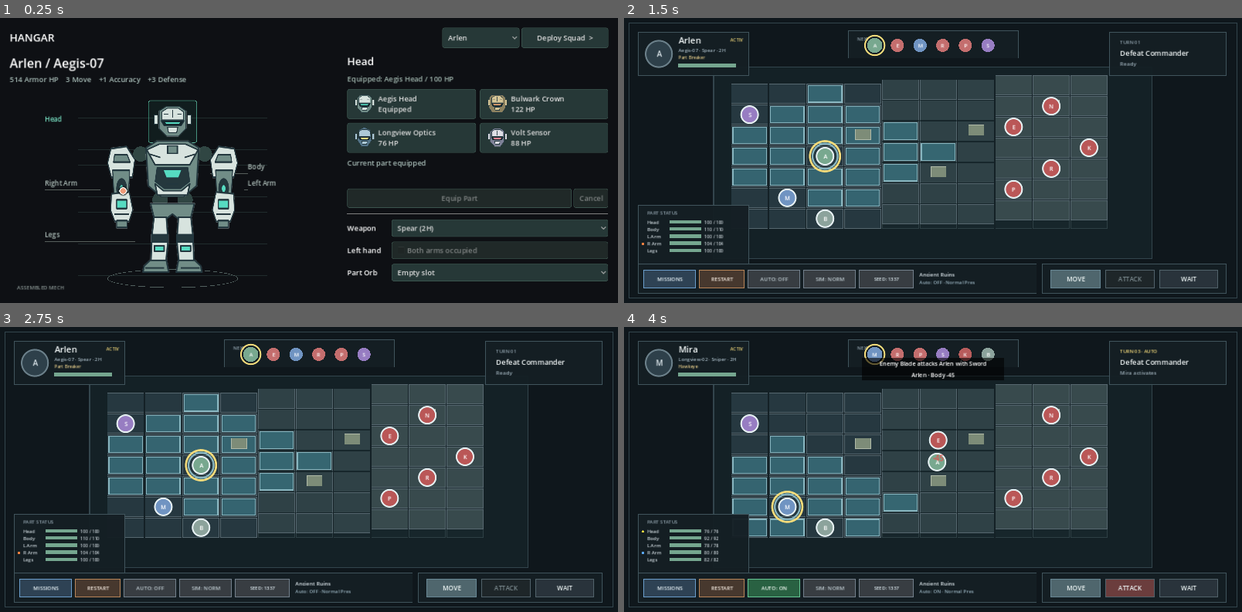
Above: before the commit, frames 1-4 (two rows, left to right).
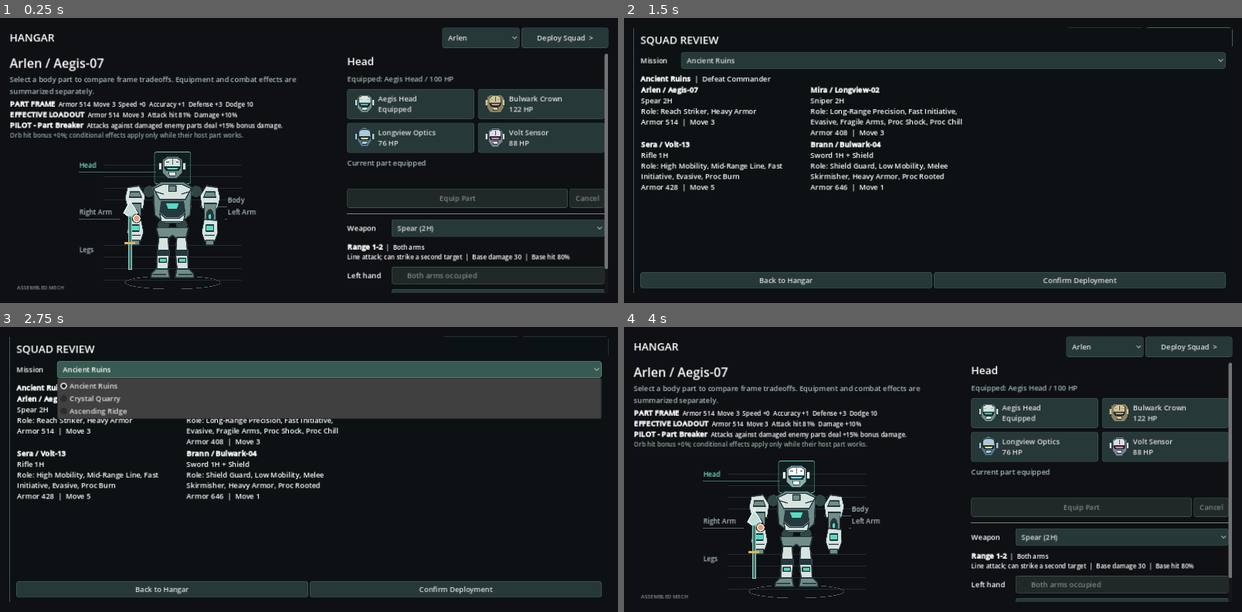
Above: after the commit, the same moments.

Repository: toonnix-github/magic-robot-tactic-war
Game: Godot game, scene res://scenes/preparation_flow.tscn
Two runs of this game, one before a commit and one after it. Both use one fixed random seed, a clock stepped at 60 frames per second and the inputs below.
Inputs (mouse positions are in pixels of both pictures, inside the frame that each line leads up to):
- Up to frame 1 (0.25 s): no input
- Up to frame 2 (1.5 s): click "Arlen" at 0.5 s; click "Deploy Squad >" at 1.25 s
- Up to frame 3 (2.75 s): click (327, 369) at 2 s, where only the run after the commit has a clickable "Ancient Ruins"
- Up to frame 4 (4 s): click (784, 589) at 2.75 s, where only the run after the commit has a clickable "Back to Hangar"; click (797, 478) at 3.52 s

The runs differ from the first frame. In frame 1, 15% of the frame differs, in the area x 1-99%, y 12-97%; in frame 2, 44%; in frame 3, 46%, in the area x 0-100%, y 1-99%; in frame 4, 45%.

Commit message:
feat: complete readable Hangar preparation UX (#58)

Diff:
--- /dev/null
+++ b/assets/hangar/shield.svg
@@ -0,0 +1,5 @@
+<svg xmlns="http://www.w3.org/2000/svg" width="180" height="220" viewBox="0 0 180 220">
+  <path d="M20 25h140v98c0 42-31 70-70 87-39-17-70-45-70-87Z" fill="#395d59" stroke="#a6ddd0" stroke-width="7"/>
+  <path d="M44 50h92v69c0 27-19 47-46 62-27-15-46-35-46-62Z" fill="#294743" stroke="#67998d" stroke-width="4"/>
+  <path d="M90 58v105M52 108h76" stroke="#d9b35f" stroke-width="9"/>
+</svg>
--- /dev/null
+++ b/assets/hangar/weapon_rifle.svg
@@ -0,0 +1,6 @@
+<svg xmlns="http://www.w3.org/2000/svg" width="180" height="220" viewBox="0 0 180 220">
+  <path d="M35 62h107l24 24-22 31H74l-17 54H35l8-58H17V80Z" fill="#426c65" stroke="#a6ddd0" stroke-width="5"/>
+  <path d="M82 117h28l11 70H91Z" fill="#263b39" stroke="#78bbaa" stroke-width="5"/>
+  <path d="M57 45h59v17H57Z" fill="#a5c9c3"/>
+  <circle cx="139" cy="89" r="9" fill="#e8b663"/>
+</svg>
--- /dev/null
+++ b/assets/hangar/weapon_sniper.svg
@@ -0,0 +1,6 @@
+<svg xmlns="http://www.w3.org/2000/svg" width="180" height="300" viewBox="0 0 180 300">
+  <path d="M28 49h126l17 25-25 34H75l-20 103H27l12-107H12V70Z" fill="#3f6269" stroke="#a8d3d5" stroke-width="5"/>
+  <path d="M55 31h76v18H55Z" fill="#b3d4d2"/>
+  <path d="M72 108h35l20 111H94Z" fill="#243b40" stroke="#71aeb1" stroke-width="5"/>
+  <circle cx="149" cy="73" r="10" fill="#e4a267"/>
+</svg>
--- /dev/null
+++ b/assets/hangar/weapon_spear.svg
@@ -0,0 +1,5 @@
+<svg xmlns="http://www.w3.org/2000/svg" width="120" height="300" viewBox="0 0 120 300">
+  <path d="M60 8 91 56 65 78 34 56Z" fill="#c4ddd8" stroke="#f2faf8" stroke-width="4"/>
+  <path d="M54 70h13v216H54Z" fill="#47766d" stroke="#8fd6c4" stroke-width="4"/>
+  <path d="m38 179 44 0" stroke="#e3b15d" stroke-width="10"/>
+</svg>
--- /dev/null
+++ b/assets/hangar/weapon_sword.svg
@@ -0,0 +1,5 @@
+<svg xmlns="http://www.w3.org/2000/svg" width="120" height="240" viewBox="0 0 120 240">
+  <path d="M70 12 88 28 55 170 39 155Z" fill="#b9d6d2" stroke="#eef8f5" stroke-width="4"/>
+  <path d="m38 151 35 30-12 14-35-30Z" fill="#4f8276" stroke="#8fdcc7" stroke-width="4"/>
+  <path d="m49 184 14 12-24 32-14-12Z" fill="#273d3a" stroke="#8fdcc7" stroke-width="4"/>
+</svg>
--- a/src/data/mech_build_model.gd
+++ b/src/data/mech_build_model.gd
@@ -136,6 +136,104 @@
 
 func weapon_handedness(weapon_name: String) -> String:
 	return str(WEAPON_HANDEDNESS.get(weapon_name, ""))
+
+
+func weapon_profile(weapon_name: String, weapon_data: Dictionary) -> Dictionary:
+	var data: Dictionary = weapon_data.get(weapon_name, {})
+	var handedness := weapon_handedness(weapon_name)
+	var pattern := str(data.get("pattern", "single"))
+	var pattern_label := "Focused single target"
+	if pattern == "line_2":
+		pattern_label = "Line attack; can strike a second target"
+	elif pattern == "volley":
+		pattern_label = "%d-shot volley" % int(data.get("shot_count", 1))
+	return {
+		"name": weapon_name,
+		"range_min": int(data.get("range_min", 0)),
+		"range_max": int(data.get("range_max", 0)),
+		"base_damage": int(data.get("damage", 0)),
+		"base_hit_percent": int(data.get("hit_percent", 0)),
+		"pattern": pattern,
+		"pattern_label": pattern_label,
+		"handedness": handedness,
+		"required_arms": "Both arms" if handedness == "2H" else "Right arm",
+	}
+
+
+func orb_profile(orb_id: String, orb_data: Dictionary, pilot_proc_bonus: int = 0) -> Dictionary:
+	var data: Dictionary = orb_data.get(orb_id, {})
+	var effect_lines: Array[String] = []
+	var inactive_lines: Array[String] = []
+	for effect in data.get("effects", []):
+		var effect_type := str(effect.get("type", ""))
+		if effect_type == "damage_percent":
+			effect_lines.append("Damage +%d%%" % int(effect.get("percent", 0)))
+		elif effect_type == "hit_bonus":
+			effect_lines.append("Hit chance +%d%%" % int(effect.get("amount", 0)))
+		elif effect_type == "proc_status":
+			var base_chance := int(effect.get("chance_percent", 0))
+			var final_chance: int = min(100, base_chance + pilot_proc_bonus)
+			var suffix := " (+%d%% pilot)" % pilot_proc_bonus if pilot_proc_bonus > 0 else ""
+			effect_lines.append("%s: %d%% activation%s" % [str(effect.get("status", "Status")), final_chance, suffix])
+		elif effect_type in ["dodge_bonus", "defense_bonus"]:
+			inactive_lines.append("%s +%d (not active in this prototype)" % [effect_type.trim_suffix("_bonus").capitalize(), int(effect.get("amount", 0))])
+	return {
+		"id": orb_id,
+		"name": str(data.get("name", orb_id)),
+		"element": str(data.get("element", "")),
+		"rarity": str(data.get("rarity", "")),
+		"effect_lines": effect_lines,
+		"inactive_lines": inactive_lines,
+	}
+
+
+func build_combat_breakdown(
+	build: Dictionary,
+	weapon_data: Dictionary,
+	orb_data: Dictionary,
+	pilot_data: Dictionary,
+	part_names: Array = []
+) -> Dictionary:
+	var normalized: Dictionary = normalize_build(build, weapon_data, orb_data, part_names)
+	var part_stats: Dictionary = build_stats(normalized)
+	var weapon: Dictionary = weapon_profile(str(normalized.get("weapon", "")), weapon_data)
+	var pilot: Dictionary = pilot_data.get(str(normalized.get("pilot", "")), {})
+	var passive: Dictionary = pilot.get("passive", {})
+	var proc_bonus := int(passive.get("orb_proc_bonus_percent", 0))
+	var orb_bonuses := {"damage_percent": 0, "hit_bonus": 0}
+	var orb_profiles: Array = []
+	for part_name in _part_names(part_names):
+		var orb_id := str(normalized.get("orbs", {}).get(part_name, ""))
+		if orb_id.is_empty() or not orb_data.has(orb_id):
+			continue
+		var profile: Dictionary = orb_profile(orb_id, orb_data, proc_bonus)
+		profile["part_name"] = part_name
+		orb_profiles.append(profile)
+		for effect in orb_data[orb_id].get("effects", []):
+			if str(effect.get("type", "")) == "damage_percent":
+				orb_bonuses["damage_percent"] += int(effect.get("percent", 0))
+			elif str(effect.get("type", "")) == "hit_bonus":
+				orb_bonuses["hit_bonus"] += int(effect.get("amount", 0))
+	var shield_hp := 0
+	if str(normalized.get("off_hand", "")) == "Shield":
+		shield_hp = int(OFF_HAND_EQUIPMENT_DATA["Shield"]["shield_max_hp"]) + int(passive.get("shield_max_hp_bonus", 0))
+	var effective := {
+		"max_hp": int(part_stats["max_hp"]),
+		"move": int(part_stats["move"]),
+		"attack_hit_percent": clampi(int(weapon["base_hit_percent"]) + int(part_stats["accuracy"]) + int(orb_bonuses["hit_bonus"]), 0, 100),
+		"damage_percent": int(orb_bonuses["damage_percent"]),
+		"shield_hp": shield_hp,
+	}
+	return {
+		"part_stats": part_stats,
+		"weapon": weapon,
+		"orb_bonuses": orb_bonuses,
+		"orb_profiles": orb_profiles,
+		"effective_stats": effective,
+		"pilot_name": str(pilot.get("name", normalized.get("pilot", ""))),
+		"pilot_passive": str(passive.get("name", "No passive")),
+		"pilot_effect": str(passive.get("desc", "No pilot effect")),
+	}
 
 
 func part_catalog(part_name: String = "") -> Array:
--- a/src/ui/hangar_editor.gd
+++ b/src/ui/hangar_editor.gd
@@ -12,6 +12,9 @@
 var equip_button := Button.new()
 var cancel_button := Button.new()
 var comparison := RichTextLabel.new()
+var weapon_details := RichTextLabel.new()
+var orb_details := RichTextLabel.new()
+var stat_breakdown := RichTextLabel.new()
 var title := Label.new()
 var slot_title := Label.new()
 var equipped_label := Label.new()
@@ -19,6 +22,13 @@
 var candidate_grid := GridContainer.new()
 var candidate_id := ""
 var candidates: Dictionary = {}
+var review_overlay := PanelContainer.new()
+var review_text := RichTextLabel.new()
+var mission_select := OptionButton.new()
+var confirm_deploy_button := Button.new()
+var close_review_button := Button.new()
+var selected_mission_id := "ancient_ruins"
+var mission_ids: Array[String] = []
 
 
 func setup(model) -> void:
@@ -59,6 +69,11 @@
 	overview.autowrap_mode = TextServer.AUTOWRAP_WORD_SMART
 	overview.add_theme_color_override("font_color", Color("a6bab5"))
 	left.add_child(overview)
+	stat_breakdown.bbcode_enabled = true
+	stat_breakdown.fit_content = true
+	stat_breakdown.scroll_active = false
+	stat_breakdown.add_theme_font_size_override("normal_font_size", 13)
+	left.add_child(stat_breakdown)
 	mech_view = AssemblyViewScript.new()
 	left.add_child(mech_view)
 	mech_view.part_selected.connect(_select_slot)
@@ -96,17 +111,82 @@
 	for weapon in WEAPONS:
 		weapon_select.add_item("%s (%s)" % [weapon, hangar.build_model.weapon_handedness(weapon)])
 	_row(inspector, "Weapon", weapon_select)
+	_setup_detail_label(weapon_details)
+	inspector.add_child(weapon_details)
 	shield_toggle.text = "Shield"
 	_row(inspector, "Left hand", shield_toggle)
 	_row(inspector, "Part Orb", orb_select)
+	_setup_detail_label(orb_details)
+	inspector.add_child(orb_details)
 	unit_select.item_selected.connect(_select_unit)
 	weapon_select.item_selected.connect(_select_weapon)
 	shield_toggle.toggled.connect(_select_shield)
 	orb_select.item_selected.connect(_select_orb)
-	deploy_button.pressed.connect(hangar.deploy)
+	deploy_button.pressed.connect(_open_squad_review)
 	equip_button.pressed.connect(_equip)
 	cancel_button.pressed.connect(_cancel)
-	refresh()
+	_build_review_overlay()
+	refresh()
+
+
+func _setup_detail_label(label: RichTextLabel) -> void:
+	label.bbcode_enabled = true
+	label.fit_content = true
+	label.scroll_active = false
+	label.autowrap_mode = TextServer.AUTOWRAP_WORD_SMART
+	label.add_theme_font_size_override("normal_font_size", 13)
+
+
+func _build_review_overlay() -> void:
+	review_overlay.set_anchors_and_offsets_preset(Control.PRESET_FULL_RECT)
+	review_overlay.visible = false
+	var review_style := StyleBoxFlat.new()
+	review_style.bg_color = Color("0c1113")
+	review_style.border_color = Color("3d5750")
+	review_style.set_border_width_all(1)
+	review_style.content_margin_left = 14
+	review_style.content_margin_right = 14
+	review_style.content_margin_top = 10
+	review_style.content_margin_bottom = 10
+	review_overlay.add_theme_stylebox_override("panel", review_style)
+	add_child(review_overlay)
+	var content := VBoxContainer.new()
+	content.add_theme_constant_override("separation", 10)
+	review_overlay.add_child(content)
+	var heading := Label.new()
+	heading.text = "SQUAD REVIEW"
+	heading.add_theme_font_size_override("font_size", 22)
+	content.add_child(heading)
+	var mission_row := HBoxContainer.new()
+	content.add_child(mission_row)
+	var mission_label := Label.new()
+	mission_label.text = "Mission"
+	mission_label.custom_minimum_size.x = 80
+	mission_row.add_child(mission_label)
+	for mission_id in hangar.GameDataScript.MISSIONS_DATA.keys():
+		mission_ids.append(str(mission_id))
+		mission_select.add_item(str(hangar.GameDataScript.MISSIONS_DATA[mission_id].get("name", mission_id)))
+	mission_select.size_flags_horizontal = SIZE_EXPAND_FILL
+	mission_row.add_child(mission_select)
+	var review_scroll := ScrollContainer.new()
+	review_scroll.size_flags_vertical = SIZE_EXPAND_FILL
+	content.add_child(review_scroll)
+	review_text.bbcode_enabled = true
+	review_text.fit_content = true
+	review_text.scroll_active = false
+	review_text.custom_minimum_size.x = 700
+	review_scroll.add_child(review_text)
+	var actions := HBoxContainer.new()
+	content.add_child(actions)
+	close_review_button.text = "Back to Hangar"
+	close_review_button.size_flags_horizontal = SIZE_EXPAND_FILL
+	confirm_deploy_button.text = "Confirm Deployment"
+	confirm_deploy_button.size_flags_horizontal = SIZE_EXPAND_FILL
+	actions.add_child(close_review_button)
+	actions.add_child(confirm_deploy_button)
+	mission_select.item_selected.connect(_select_mission)
+	close_review_button.pressed.connect(_close_squad_review)
+	confirm_deploy_button.pressed.connect(_confirm_deploy)
 
 
 func _theme() -> Theme:
@@ -147,9 +227,11 @@
 	var build: Dictionary = hangar.builds[hangar.current_unit_id]
 	unit_select.select(hangar.UNIT_IDS.find(hangar.current_unit_id))
 	title.text = "%s / %s" % [str(hangar.current_unit_id).capitalize(), build["mech"]]
-	var stats: Dictionary = hangar.build_model.build_stats(build)
-	overview.text = "%d Armor HP    %d Move    %+d Accuracy    %+d Defense" % [stats["max_hp"], stats["move"], stats["accuracy"], stats["defense"]]
+	overview.text = "Select a body part to compare frame tradeoffs. Equipment and combat effects are summarized separately."
+	var breakdown: Dictionary = hangar.build_model.build_combat_breakdown(build, hangar.GameDataScript.WEAPON_DATA, hangar.GameDataScript.ORB_DATA, hangar.GameDataScript.PILOT_DATA, hangar.GameDataScript.PART_NAMES)
+	stat_breakdown.text = _format_stat_breakdown(breakdown)
 	weapon_select.select(WEAPONS.find(build["weapon"]))
+	weapon_details.text = _format_weapon_details(breakdown["weapon"])
 	shield_toggle.disabled = hangar.build_model.weapon_handedness(build["weapon"]) == "2H"
 	shield_toggle.text = "Both arms occupied" if shield_toggle.disabled else "Shield"
 	shield_toggle.set_pressed_no_signal(build.get("off_hand", "") == "Shield")
@@ -186,7 +268,32 @@
 		orb_select.set_item_metadata(index, orb["id"])
 		if orb["id"] == build.get("orbs", {}).get(slot, ""):
 			orb_select.select(index)
+	_refresh_orb_details(build, slot)
 	_show_preview()
+
+
+func _format_stat_breakdown(breakdown: Dictionary) -> String:
+	var parts: Dictionary = breakdown["part_stats"]
+	var effective: Dictionary = breakdown["effective_stats"]
+	var orb_bonus: Dictionary = breakdown["orb_bonuses"]
+	var shield := "  Shield %d" % int(effective["shield_hp"]) if int(effective["shield_hp"]) > 0 else ""
+	return "[b]PART FRAME[/b]  Armor %d  Move %d  Speed %+d  Accuracy %+d  Defense %+d  Dodge %d\n[b]EFFECTIVE LOADOUT[/b]  Armor %d  Move %d  Attack hit %d%%  Damage %+d%%%s\n[b]PILOT - %s[/b]  %s\n[color=#91a8a2]Orb hit bonus %+d%%; conditional effects apply only while their host part works.[/color]" % [parts["max_hp"], parts["move"], parts["speed"], parts["accuracy"], parts["defense"], parts["dodge"], effective["max_hp"], effective["move"], effective["attack_hit_percent"], effective["damage_percent"], shield, breakdown["pilot_passive"], breakdown["pilot_effect"], orb_bonus["hit_bonus"]]
+
+
+func _format_weapon_details(profile: Dictionary) -> String:
+	return "[b]Range %d-%d[/b]  |  %s\n%s  |  Base damage %d  |  Base hit %d%%" % [profile["range_min"], profile["range_max"], profile["required_arms"], profile["pattern_label"], profile["base_damage"], profile["base_hit_percent"]]
+
+
+func _refresh_orb_details(build: Dictionary, slot: String) -> void:
+	var orb_id := str(build.get("orbs", {}).get(slot, ""))
+	if orb_id.is_empty():
+		orb_details.text = "[color=#91a8a2]No Orb installed in this part.[/color]"
+		return
+	var proc_bonus := int(hangar.GameDataScript.PILOT_DATA.get(str(build.get("pilot", "")), {}).get("passive", {}).get("orb_proc_bonus_percent", 0))
+	var profile: Dictionary = hangar.build_model.orb_profile(orb_id, hangar.GameDataScript.ORB_DATA, proc_bonus)
+	var lines: Array = profile["effect_lines"].duplicate()
+	lines.append_array(profile["inactive_lines"])
+	orb_details.text = "[b]%s / %s %s[/b]\n%s" % [profile["name"], profile["element"], profile["rarity"], "  |  ".join(lines)]
 
 
 func preview_part(id: String) -> void:
@@ -268,3 +375,40 @@
 	else:
 		hangar.install_orb(hangar.highlighted_part_name, id)
 	refresh()
+
+
+func _open_squad_review() -> void:
+	if deploy_button.disabled:
+		return
+	_refresh_review()
+	review_overlay.show()
+
+
+func _close_squad_review() -> void:
+	review_overlay.hide()
+
+
+func _select_mission(index: int) -> void:
+	if index >= 0 and index < mission_ids.size():
+		selected_mission_id = mission_ids[index]
+	_refresh_review()
+
+
+func _refresh_review() -> void:
+	var mission: Dictionary = hangar.GameDataScript.MISSIONS_DATA.get(selected_mission_id, {})
+	var lines: Array[String] = []
+	lines.append("[b]%s[/b]  |  %s" % [str(mission.get("name", selected_mission_id)), str(mission.get("objective_label", ""))])
+	lines.append("[table=2]")
+	for member in hangar.squad_overview():
+		var equipment := str(member["weapon"]) + " " + str(member["weapon_handedness"])
+		if bool(member["has_shield"]):
+			equipment += " + Shield"
+		var roles := ", ".join(member["role_tags"])
+		lines.append("[cell][b]%s / %s[/b]\n%s\nRole: %s\nArmor %d  |  Move %d[/cell]" % [member["pilot"], member["mech"], equipment, roles, member["max_hp"], member["move"]])
+	lines.append("[/table]")
+	review_text.text = "\n".join(lines)
+
+
+func _confirm_deploy() -> void:
+	review_overlay.hide()
+	hangar.deploy()
--- a/src/ui/mech_assembly_view.gd
+++ b/src/ui/mech_assembly_view.gd
@@ -21,6 +21,8 @@
 var buttons: Dictionary = {}
 var orb_markers: Dictionary = {}
 var textures: Dictionary = {}
+var weapon_visual := TextureRect.new()
+var shield_visual := TextureRect.new()
 var previewing := false
 
 
@@ -39,6 +41,11 @@
 		button.mouse_exited.connect(_hover.bind(slot, false))
 		add_child(button)
 		buttons[slot] = button
+	for visual in [weapon_visual, shield_visual]:
+		visual.expand_mode = TextureRect.EXPAND_IGNORE_SIZE
+		visual.stretch_mode = TextureRect.STRETCH_KEEP_ASPECT_CENTERED
+		visual.mouse_filter = Control.MOUSE_FILTER_IGNORE
+		add_child(visual)
 	for slot in SLOTS:
 		var marker := Panel.new()
 		marker.custom_minimum_size = Vector2(16, 16)
@@ -67,6 +74,10 @@
 		buttons[slot].position = origin + rect.position * factor
 		buttons[slot].size = rect.size * factor
 		orb_markers[slot].position = orb_marker_position(slot) - orb_markers[slot].size * 0.5
+	weapon_visual.position = origin + Vector2(80, 174) * factor
+	weapon_visual.size = Vector2(180, 224) * factor
+	shield_visual.position = origin + Vector2(425, 235) * factor
+	shield_visual.size = Vector2(120, 160) * factor
 	queue_redraw()
 
 
@@ -93,10 +104,27 @@
 	return textures[path]
 
 
+func equipment_texture(asset_name: String) -> Texture2D:
+	var path := "res://assets/hangar/%s.svg" % asset_name
+	if not textures.has(path):
+		var bitmap := Image.new()
+		if bitmap.load_svg_from_string(FileAccess.get_file_as_string(path)) != OK:
+			return null
+		textures[path] = ImageTexture.create_from_image(bitmap)
+	return textures[path]
+
+
 func show_build(build: Dictionary, slot: String, is_preview: bool = false) -> void:
 	display_build = build.duplicate(true)
 	selected_slot = slot
 	previewing = is_preview
+	var weapon_name := str(build.get("weapon", ""))
+	weapon_visual.texture = equipment_texture("weapon_%s" % weapon_name.to_lower())
+	weapon_visual.visible = weapon_visual.texture != null
+	weapon_visual.tooltip_text = weapon_name
+	shield_visual.texture = equipment_texture("shield")
+	shield_visual.visible = str(build.get("off_hand", "")) == "Shield"
+	shield_visual.tooltip_text = "Shield"
 	for part in buttons:
 		buttons[part].texture_normal = texture_for(part, build["parts"][part])
 		buttons[part].flip_h = part == "Left Arm"
@@ -108,6 +136,16 @@
 		else:
 			buttons[part].tooltip_text = "%s / Orb slot empty" % part
 	queue_redraw()
+
+
+func equipment_visual_state() -> Dictionary:
+	var weapon_name := str(display_build.get("weapon", ""))
+	return {
+		"weapon": weapon_name,
+		"weapon_visible": weapon_visual.visible,
+		"shield_visible": shield_visual.visible,
+		"required_arms": "Both Arms" if weapon_name in ["Spear", "Sniper"] else "Right Arm",
+	}
 
 
 func _draw() -> void:
--- a/src/ui/preparation_flow.gd
+++ b/src/ui/preparation_flow.gd
@@ -29,6 +29,7 @@
 		return
 	battle = load("res://scenes/main.tscn").instantiate()
 	add_child(battle)
+	battle._load_mission(editor.selected_mission_id, false)
 	battle.configure_player_loadouts(loadouts)
 	editor.hide()
 	move_child(return_button, get_child_count() - 1)
--- a/tests/godot/battle_milestone_test.gd
+++ b/tests/godot/battle_milestone_test.gd
@@ -3515,6 +3515,25 @@
 	root.add_child(flow)
 	await process_frame
 	var editor = flow.editor
+	var arlen_breakdown: Dictionary = flow.hangar.build_model.build_combat_breakdown(
+		flow.hangar.builds["arlen"], flow.hangar.GameDataScript.WEAPON_DATA, flow.hangar.GameDataScript.ORB_DATA, flow.hangar.GameDataScript.PILOT_DATA, flow.hangar.GameDataScript.PART_NAMES
+	)
+	_assert_equal(arlen_breakdown["orb_bonuses"]["damage_percent"], 10, "#58: effective breakdown includes Orb damage")
+	_assert_equal(arlen_breakdown["effective_stats"]["attack_hit_percent"], 81, "#58: effective hit combines weapon and parts")
+	_assert_true(str(arlen_breakdown["pilot_effect"]).contains("damaged enemy parts"), "#58: conditional pilot effect remains visible")
+	var brann_breakdown: Dictionary = flow.hangar.build_model.build_combat_breakdown(
+		flow.hangar.builds["brann"], flow.hangar.GameDataScript.WEAPON_DATA, flow.hangar.GameDataScript.ORB_DATA, flow.hangar.GameDataScript.PILOT_DATA, flow.hangar.GameDataScript.PART_NAMES
+	)
+	_assert_equal(brann_breakdown["effective_stats"]["shield_hp"], 40, "#58: Shield HP includes pilot bonus")
+	_assert_true(editor.weapon_details.text.contains("Range 1-2"), "#58: weapon range is explained")
+	_assert_true(editor.weapon_details.text.contains("Both arms"), "#58: required arms are explained")
+	editor.mech_view.part_selected.emit("Right Arm")
+	_assert_true(editor.orb_details.text.contains("Damage +10%"), "#58: Orb effect is explained")
+	_assert_true(editor.stat_breakdown.text.contains("PART FRAME"), "#58: part bonuses are labeled")
+	_assert_true(editor.stat_breakdown.text.contains("EFFECTIVE LOADOUT"), "#58: effective values are labeled")
+	var equipment_state: Dictionary = editor.mech_view.equipment_visual_state()
+	_assert_equal(equipment_state["weapon"], "Spear", "#58: illustrated weapon follows build")
+	_assert_true(equipment_state["weapon_visible"], "#58: equipped weapon is illustrated")
 	_assert_true(editor.has_method("preview_part"), "#58: visual part preview exists")
 	if editor.has_method("preview_part"):
 		var original: Dictionary = flow.hangar.builds.duplicate(true)
@@ -3543,6 +3562,8 @@
 	_assert_equal(flow.hangar.builds["mira"]["weapon"], "Rifle", "#43: actual weapon control changes build")
 	editor.shield_toggle.toggled.emit(true)
 	_assert_equal(flow.hangar.builds["mira"]["off_hand"], "Shield", "#43: actual off-hand control changes build")
+	equipment_state = editor.mech_view.equipment_visual_state()
+	_assert_true(equipment_state["shield_visible"], "#58: equipped Shield is illustrated")
 	var chosen_part: String = flow.hangar.available_part_options("Head")[1]["id"]
 	editor.preview_part(chosen_part)
 	editor.equip_button.pressed.emit()
@@ -3551,7 +3572,19 @@
 	_assert_true(flow.hangar.builds["mira"]["orbs"].has("Head"), "#43: Orb control installs selected Orb")
 	var chosen: Dictionary = flow.hangar.builds.duplicate(true)
 	editor.deploy_button.pressed.emit()
+	_assert_true(flow.battle == null, "#58: Deploy opens review before battle")
+	_assert_true(editor.review_overlay.visible, "#58: squad review is visible")
+	_assert_true(editor.review_text.text.contains("Arlen") and editor.review_text.text.contains("Mira") and editor.review_text.text.contains("Sera") and editor.review_text.text.contains("Brann"), "#58: review shows all four mechs")
+	_assert_true(editor.review_text.text.contains("Ancient Ruins"), "#58: review shows selected mission")
+	editor.close_review_button.pressed.emit()
+	_assert_false(editor.review_overlay.visible, "#58: review can return to editing without deploying")
+	editor.deploy_button.pressed.emit()
+	var quarry_index: int = editor.mission_ids.find("crystal_quarry")
+	editor.mission_select.item_selected.emit(quarry_index)
+	_assert_true(editor.review_text.text.contains("Crystal Quarry"), "#58: selected mission updates squad review")
+	editor.confirm_deploy_button.pressed.emit()
 	_assert_true(flow.battle != null, "#43: Deploy opens a battle")
+	_assert_equal(flow.battle.current_mission, "crystal_quarry", "#58: reviewed mission is deployed")
 	_assert_equal(flow.battle._unit_by_id("mira")["weapon"], "Rifle", "#43: actual deploy transfers equipment")
 	flow.battle.run_auto_battle(150, 42)
 	flow._process(0.0)
--- /dev/null
+++ b/tools/render_hangar_evidence.gd
@@ -0,0 +1,26 @@
+extends SceneTree
+
+
+func _init() -> void:
+	call_deferred("_render")
+
+
+func _render() -> void:
+	for viewport_size in [Vector2i(1280, 590), Vector2i(844, 390)]:
+		root.size = viewport_size
+		var flow = load("res://scenes/preparation_flow.tscn").instantiate()
+		root.add_child(flow)
+		await process_frame
+		await process_frame
+		var suffix := "%dx%d" % [viewport_size.x, viewport_size.y]
+		root.get_texture().get_image().save_png("res://docs/playtest/hangar-loadout-%s.png" % suffix)
+		flow.editor.unit_select.select(3)
+		flow.editor.unit_select.item_selected.emit(3)
+		await process_frame
+		root.get_texture().get_image().save_png("res://docs/playtest/hangar-shield-%s.png" % suffix)
+		flow.editor._open_squad_review()
+		await process_frame
+		root.get_texture().get_image().save_png("res://docs/playtest/hangar-squad-review-%s.png" % suffix)
+		flow.free()
+		await process_frame
+	quit()
Binary file added: docs/playtest/hangar-loadout-1280x590.png
Binary file added: docs/playtest/hangar-loadout-844x390.png
Binary file added: docs/playtest/hangar-shield-1280x590.png
Binary file added: docs/playtest/hangar-shield-844x390.png
Binary file added: docs/playtest/hangar-squad-review-1280x590.png
Binary file added: docs/playtest/hangar-squad-review-844x390.png
Not shown, changed: docs/phase2-build-your-mech-progress-review.md
Not shown, changed: docs/ui/hangar-visual-v0.1.md
